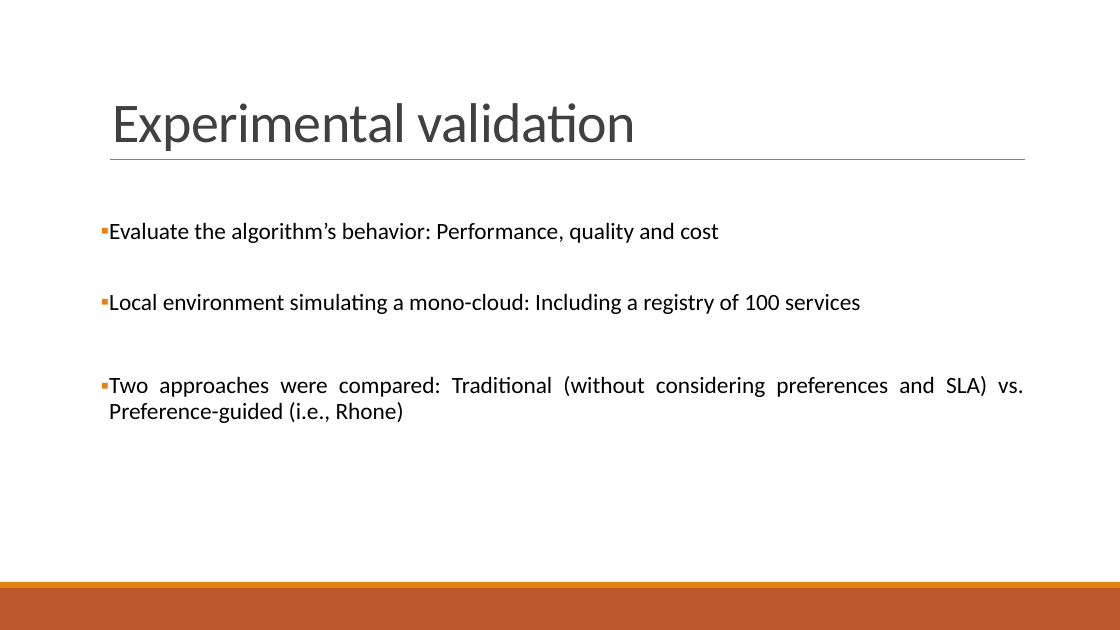
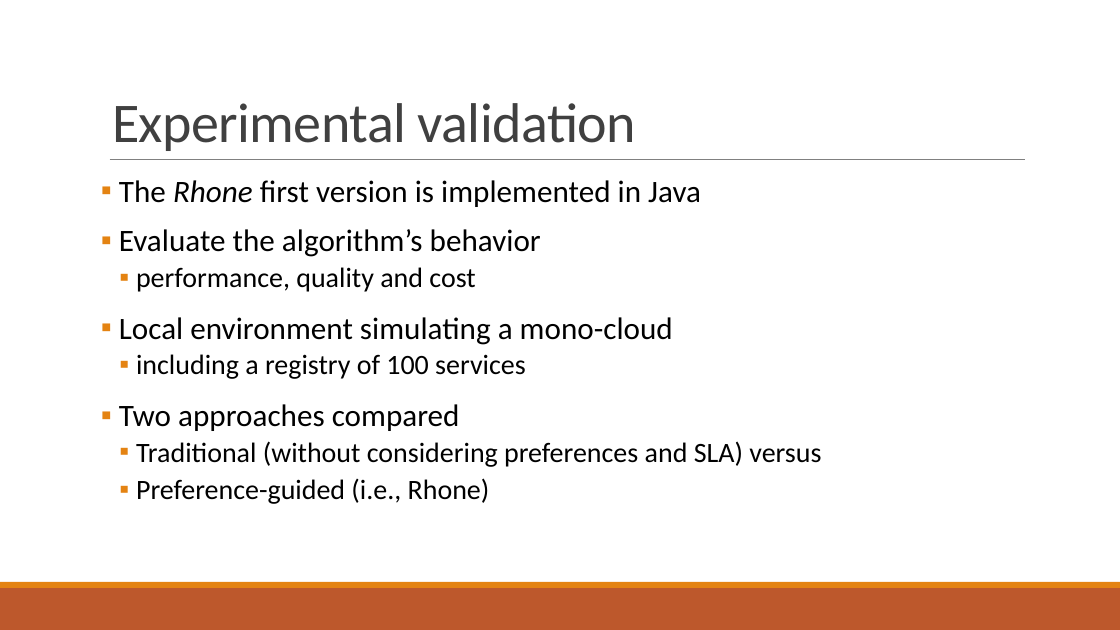
Before and after one commit to danielboni/DanielCarvalho-PhD, a slide deck: slide 19 of Presentations/ADBIS 2016/Presentation_ADBIS 2016.pptx (slide 21 before the commit). Drawn at 1120x630 pixels with LibreOffice and Linux fonts; fonts in the diff are those of the drawing. Boxes give left, top, right and bottom in pixels: in the first picture for what was removed or moved away, otherwise in the second. Text is boxed around its words. In the diff, an @@ line names an element or a change of style, - is before the commit and + after.

```diff
--- a/Presentations/ADBIS 2016/Presentation_ADBIS 2016.pptx
+++ b/Presentations/ADBIS 2016/Presentation_ADBIS 2016.pptx
@@ text at [119,180,821,504]: text changed; size 15 to 18 pt @@
-▪ Evaluate the algorithm’s behavior: Performance, quality and cost
-▪ Local environment simulating a mono-cloud: Including a registry of 100 services
-▪ Two approaches were compared: Traditional (without considering preferences and SLA) vs. Preference-guided (i.e., Rhone)
+▪ The Rhone first version is implemented in Java
+▪ Evaluate the algorithm’s behavior
+  ▪ performance, quality and cost
+▪ Local environment simulating a mono-cloud
+  ▪ including a registry of 100 services
+▪ Two approaches compared
+  ▪ Traditional (without considering preferences and SLA) versus
+  ▪ Preference-guided (i.e., Rhone)
```
Also in this commit, not shown: 18 other slides changed, 3 slides added, 2 slides removed.
